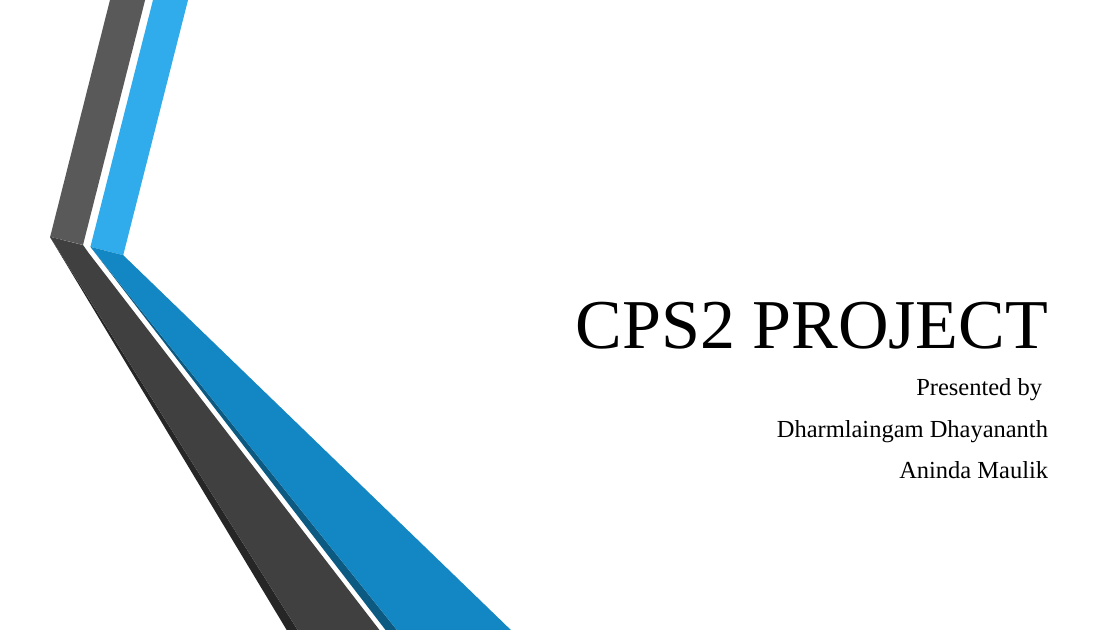
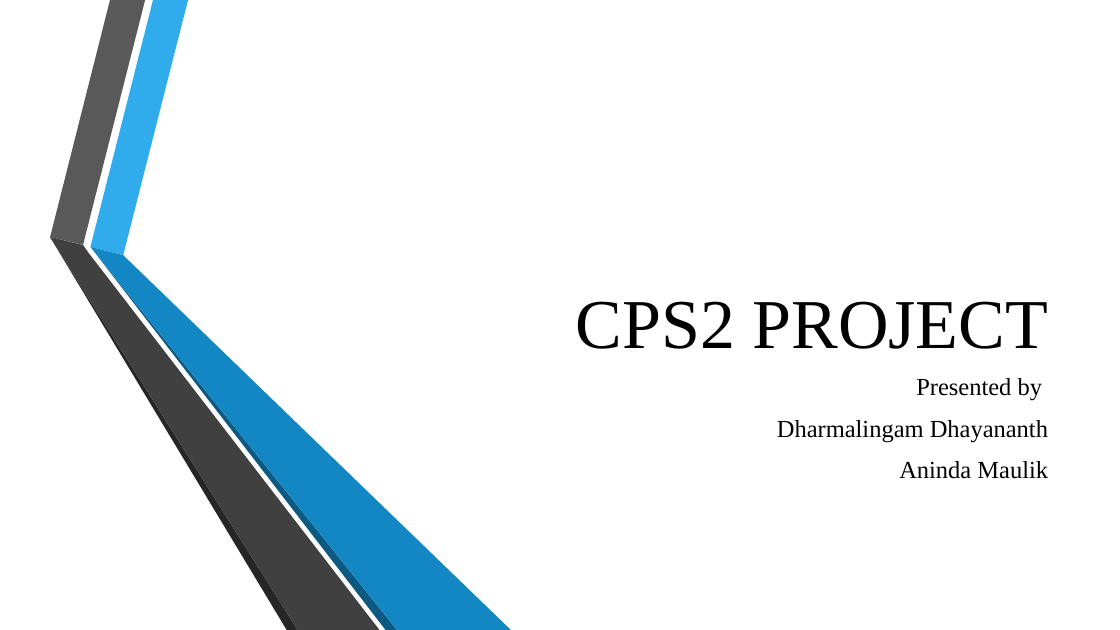
Before and after one commit to anindameister/cps2Project, a slide deck: slide 1 of CPS2 Project1.pptx. Drawn at 1120x630 pixels with LibreOffice and Linux fonts; fonts in the diff are those of the drawing; background and template pictures are left out. Boxes give left, top, right and bottom in pixels: in the first picture for what was removed or moved away, otherwise in the second. Text is boxed around its words. In the diff, an @@ line names an element or a change of style, - is before the commit and + after.

```diff
--- a/CPS2 Project1.pptx
+++ b/CPS2 Project1.pptx
@@ subtitle at box(777, 420, 1048, 442): text changed @@
-Dharmlaingam Dhayananth
+Dharmalingam Dhayananth
```
Also in this commit, not shown: 1 slide added, 1 other file.
